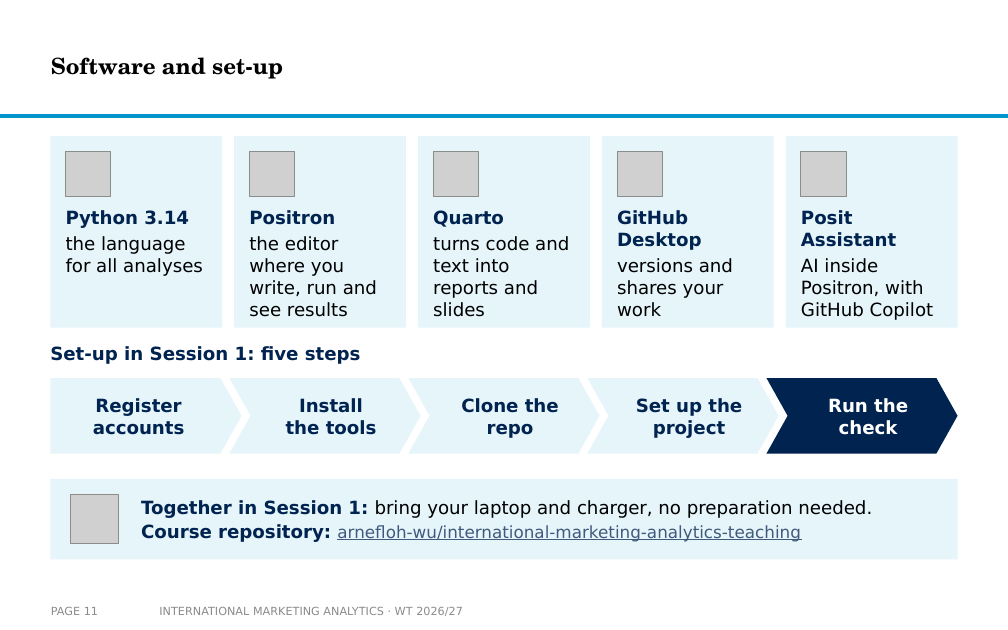
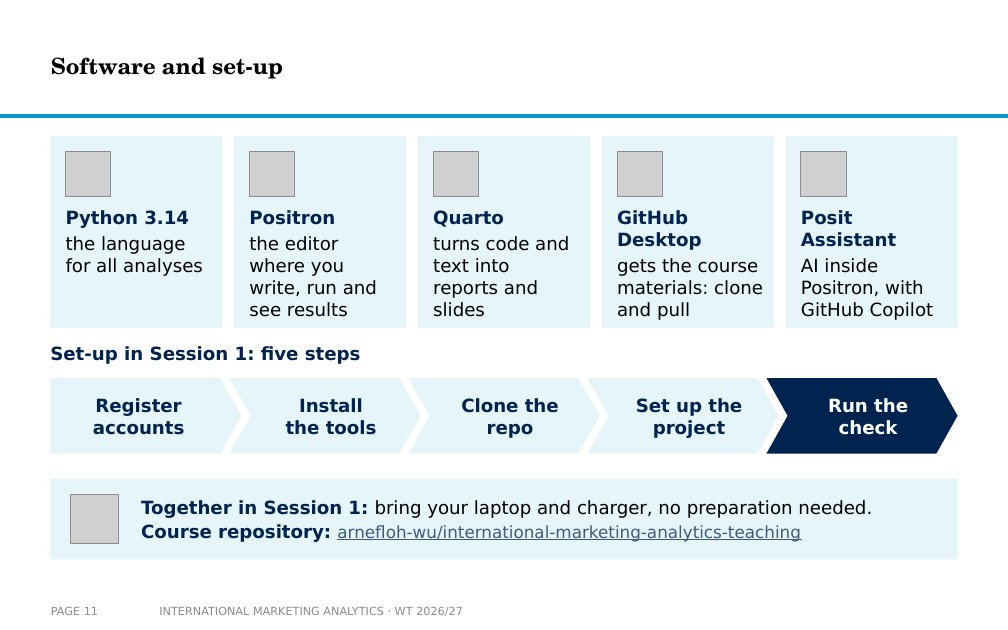
Before and after one commit to arnefloh-wu/International-Marketing-Analytics, a slide deck: slide 11 of slides/00a_course-content-and-style_WT26-27.pptx. Drawn at 1008x630 pixels with LibreOffice and Linux fonts; fonts in the diff are those of the drawing; grey boxes stand for pictures; background and template pictures are left out. Boxes give left, top, right and bottom in pixels: in the first picture for what was removed or moved away, otherwise in the second. Text is boxed around its words. In the diff, an @@ line names an element or a change of style, - is before the commit and + after.

```diff
--- a/slides/00a_course-content-and-style_WT26-27.pptx
+++ b/slides/00a_course-content-and-style_WT26-27.pptx
@@ text at [617,258,763,320]: text changed @@
-versions and shares your work
+gets the course materials: clone and pull
```
Also in this commit, not shown: 1 other slide changed, 2 slides added, 3 other files.
